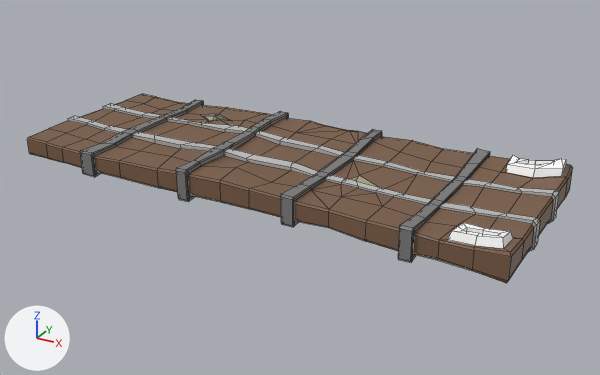
Before and after pictures for a commit that changed the FBX model Assets/Meshes/Drawbridge.fbx.
Camera for both pictures: a 50 mm camera at (19.62, -20.52, 9.52) aimed at (8.45, -0.19, -0.64). Arrows for +X, +Y and +Z are at lower left; the lights stay in place. Mesh edges are drawn as thin lines.

The first picture shows 'Drawbridge'.
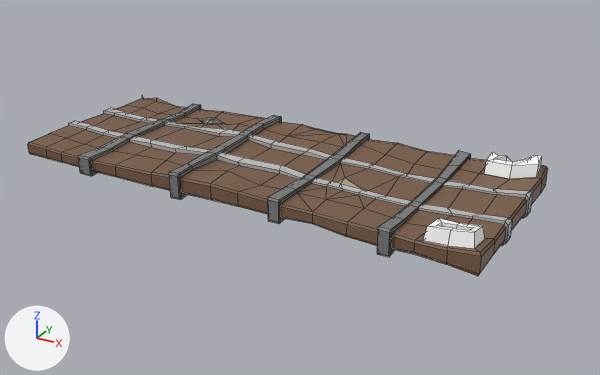
Pixel boxes [x1, y1, x2, y2] of what changed, in the pictures (600 x 375 px; the box of a moved part takes in the faces that stretch with it):
'Drawbridge', reshaped, rescaled
    before: [27, 94, 573, 283]
    after: [28, 95, 548, 276]
part 1 of me_mesh, moved or reshaped
    before: [27, 94, 573, 281]
    after: [28, 95, 548, 274]

The edits, one by one:
me_mesh is used by ob_drawbridge; location (0.0, 0.0, 0.0); rotation (1.571, 0.0, 0.0), in degrees (90, 0, 0); scale (0.01, 0.01, 0.01).
me_mesh had 954 vertices, 969 faces and spanned x -2.0..1584.0, y -52.0..69.0, z -306.0..331.0.
me_mesh now has 954 vertices, 969 faces and spans x -2.0..1584.0, y -52.0..68.0, z -306.0..331.0.
me_mesh part 1: 491 of the vertices in x -2.0..1584.0, y 10.0..55.0, z -306.0..331.0 are moved by (0.0, -17.0, 0.0).
Object 'Drawbridge' (ob_drawbridge) is rescaled from (0.01, 0.01, 0.01) to (0.00956, 0.01, 0.01).
